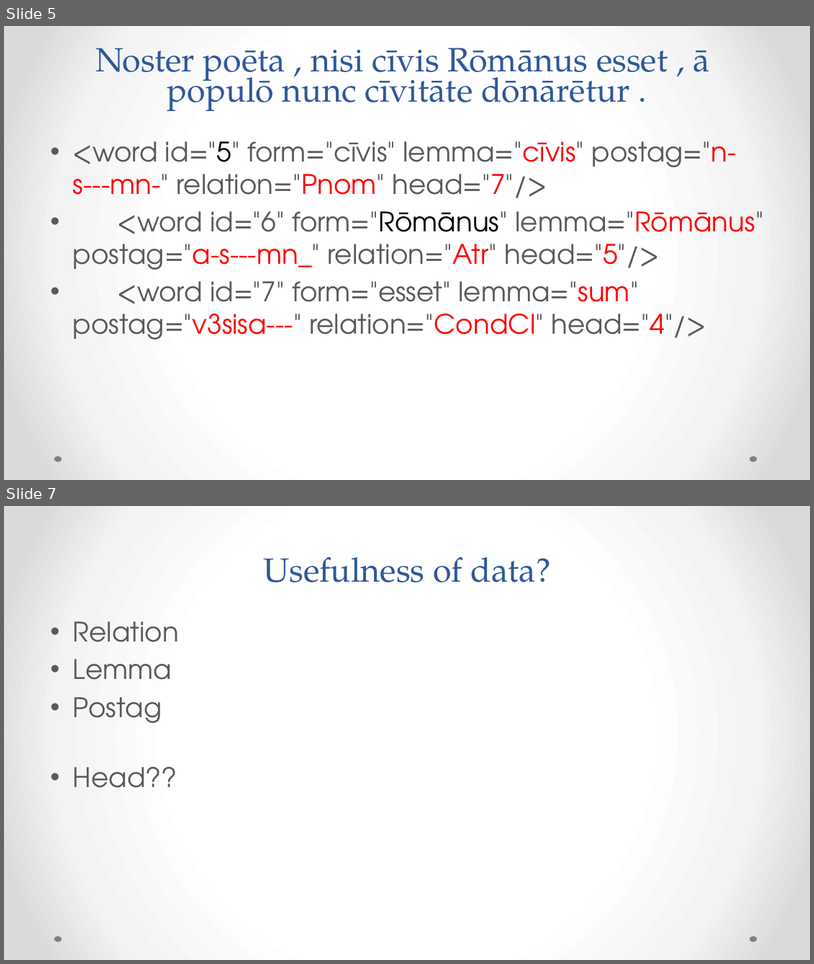
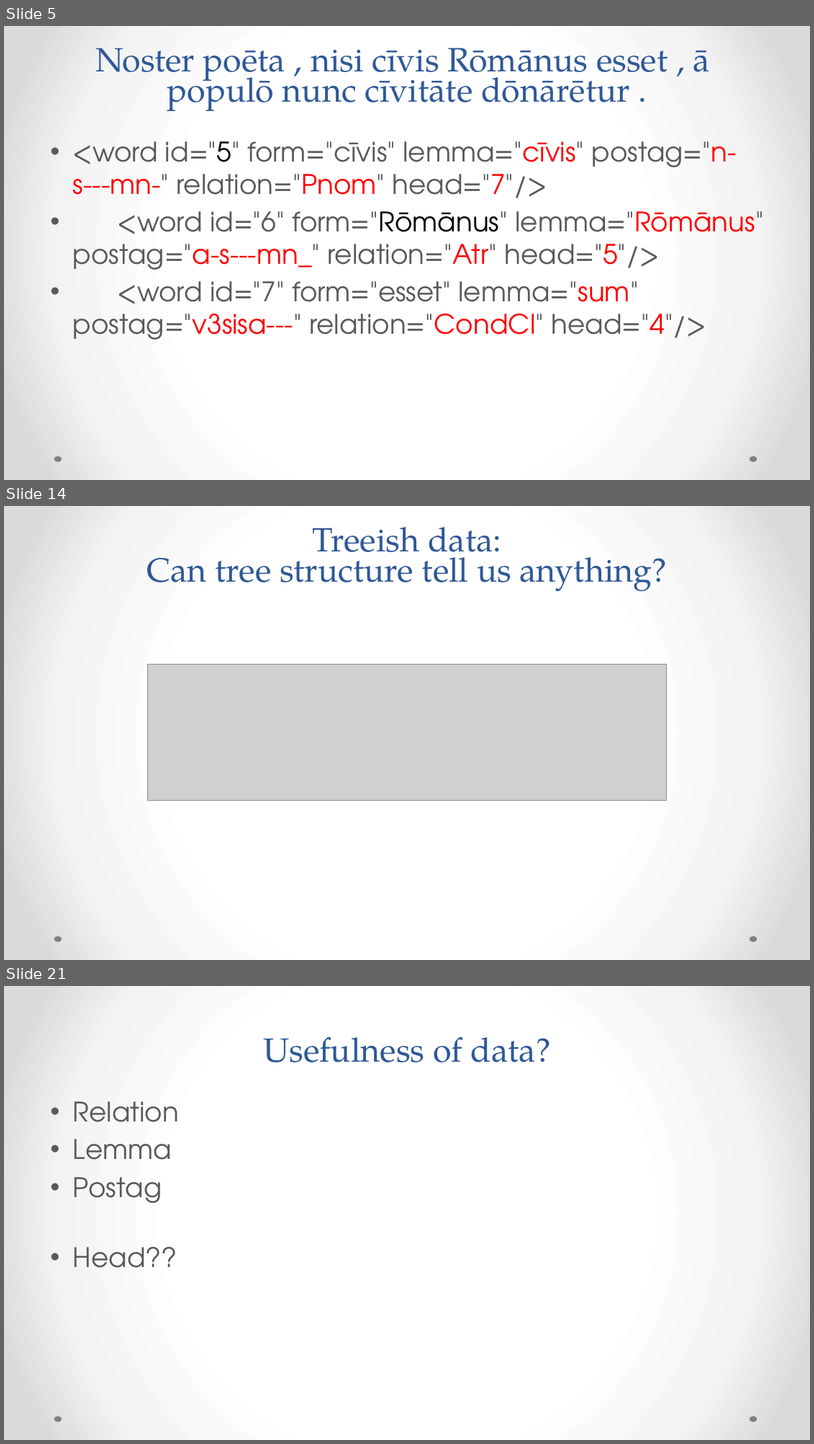
Before and after one commit to rgorman/syntacto_stylistics, a slide deck: Presentations/CAMWS_2016/Gorman_camws_2016.pptx. Shown one above the other, each under a label of ours: slides 5 and 7 before the commit, slides 5, 14 and 21 after it; the slides between them are not shown. The pictures are 814x964 and 814x1444 pixels, drawn with LibreOffice and Linux fonts; fonts in the diff are those of the drawing; grey boxes stand for pictures. Boxes give left, top, right and bottom in pixels: in the first picture for what was removed or moved away, otherwise in the second. Text is boxed around its words. In the diff, an @@ line names an element or a change of style, - is before the commit and + after.

```diff
--- a/Presentations/CAMWS_2016/Gorman_camws_2016.pptx
+++ b/Presentations/CAMWS_2016/Gorman_camws_2016.pptx
@@ slide 14 added at <box>4,506,810,960</box>, background gradient #FFFFFF to #F4F4F4 to #DADADA; not listed: 2 template elements that a slide beside it also shows @@
@@ title added at <box>147,527,668,592</box>, 40 pt, text #2F5897 @@
+Treeish data:
+Can tree structure tell us anything?
@@ picture added at <box>148,664,667,800</box> @@
@@ what was slide 7 is now slide 21 @@
```
Also in this commit, not shown: 13 other slides added.
